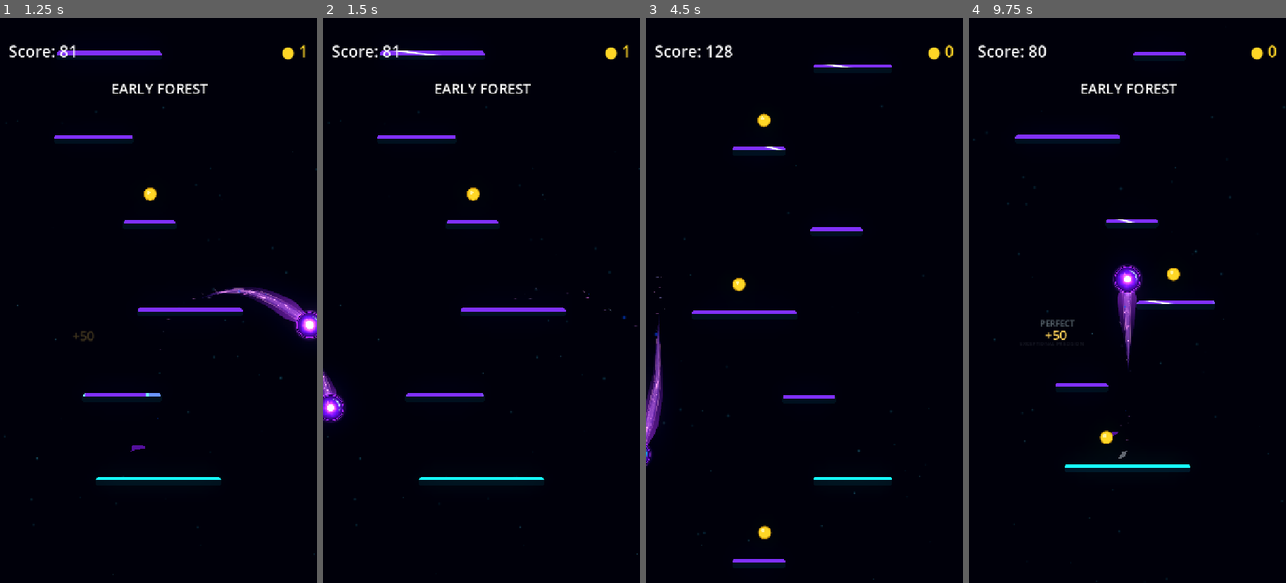
Above: before the commit, frames 1-4 (left to right).
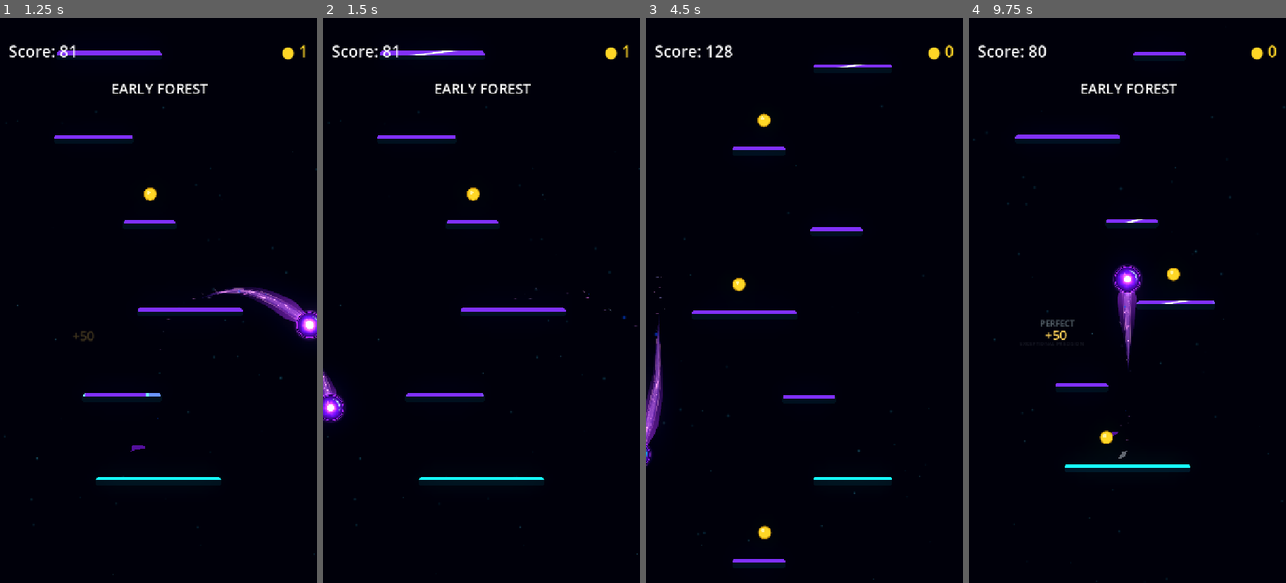
Above: after the commit, the same moments.

Repository: Kryodo/TowerJump
Game: Godot game, scene res://scenes/main.tscn
The game is run twice, just before and just after one commit, with the same random seed, the same clock (stepped at 60 frames per second) and the same inputs.
Inputs (mouse positions are in pixels of both pictures, inside the frame that each line leads up to):
- Up to frame 1 (1.25 s): move the mouse to (228, 272) at 0.52 s; hold Right (ui_right) from 0.53 s (still down); click (228, 272) at 0.67 s
- Up to frame 2 (1.5 s): release Right (ui_right) at 1.25 s; drag from (418, 328) to (471, 193) at 1.27 s
- Up to frame 3 (4.5 s): click "Nochmal spielen" at 2 s; move the mouse to (836, 176) at 2.77 s; hold Right (ui_right) 2.78-3.5 s; drag from (788, 413) to (737, 193) at 3.52 s; move the mouse to (899, 385) at 4.27 s; hold Left (ui_left) from 4.28 s (still down)
- Up to frame 4 (9.75 s): release Left (ui_left) at 5 s; click "Nochmal spielen" at 5 s; drag from (1032, 215) to (1079, 159) at 5.77 s; move the mouse to (1143, 300) at 6.52 s; hold Left (ui_left) 6.53-7.25 s; click (1143, 300) at 6.67 s; drag from (1079, 159) to (1064, 328) at 7.27 s; move the mouse to (1197, 272) at 8.02 s; hold Right (ui_right) 8.03-8.75 s; click "Nochmal spielen" at 8.75 s; drag from (1064, 328) to (1175, 221) at 9.52 s

Frame 1 is identical in both runs. In frame 2, 0.1% of the frame differs, in the area x 22-43%, y 5-7%; in frame 3, less than 0.1%; in frame 4, less than 0.1%.

Commit message:
Unify indicator shoulder spacing and correct sheen sweep

Diff:
--- a/scenes/platform_edge_feedback.gdshader
+++ b/scenes/platform_edge_feedback.gdshader
@@ -72,7 +72,7 @@
 		0.0,
 		1.0
 	);
-	float sheen_axis = x - sheen_position - (sheen_y - 0.5) * 0.26;
+	float sheen_axis = x - sheen_position + (sheen_y - 0.5) * 0.26;
 	float sheen_distance = abs(sheen_axis);
 	float sheen_field = 1.0 - smoothstep(0.012, 0.125, sheen_distance);
 	float sheen_core = 1.0 - smoothstep(0.018, 0.060, sheen_distance);
--- a/scripts/landing/landing_feedback_presenter.gd
+++ b/scripts/landing/landing_feedback_presenter.gd
@@ -18,6 +18,7 @@
 
 const REWARD_SIZE := Vector2(160.0, 66.0)
 const STATUS_SIZE := Vector2(184.0, 52.0)
+const STATUS_ORB_GAP := 15.0
 const CLUTCH_SIZE := Vector2(144.0, 30.0)
 
 const GOOD_COLOR := Color(0.40, 0.86, 1.0, 1.0)
@@ -456,14 +457,57 @@
 	return label
 
 
+func _get_indicator_text_width(label: Label) -> float:
+	if label == null or not is_instance_valid(label):
+		return 0.0
+	var font: Font = label.get_theme_font("font")
+	var font_size: int = label.get_theme_font_size("font_size")
+	if label == _combo_counter or label == _streak_counter:
+		font_size = int(label.get_meta("counter_target_font_size", font_size))
+	return font.get_string_size(
+		label.text,
+		HORIZONTAL_ALIGNMENT_LEFT,
+		-1.0,
+		font_size
+	).x
+
+
+func _get_status_content_width(side: int) -> float:
+	# STATUS_SIZE is the control's maximum footprint, but left-aligned captions
+	# and their live counters don't fill all of it. Measure the actual row so
+	# both sides anchor the visible content at the same distance from the orb.
+	var content_width: float = 0.0
+	var rows: Array[Array] = [
+		[_combo_label, _combo_counter],
+		[_streak_label, _streak_counter],
+	]
+	for row in rows:
+		var caption: Label = row[0] as Label
+		var counter: Label = row[1] as Label
+		var caption_width: float = minf(
+			_get_indicator_text_width(caption),
+			caption.size.x
+		)
+		var counter_width: float = _get_indicator_text_width(counter)
+		var row_width: float
+		if side > 0:
+			row_width = maxf(caption_width, caption.size.x + counter_width)
+		else:
+			var mirrored_counter_gap: float = maxf(0.0, caption.size.x - caption_width)
+			row_width = caption.size.x + mirrored_counter_gap + counter_width
+		content_width = maxf(content_width, row_width)
+	return content_width
+
+
 func _choose_status_anchor_side(ball_screen: Vector2, viewport_size: Vector2) -> int:
 	var radius: float = _get_ball_radius()
-	var gap: float = 8.0
-	var left_space: float = ball_screen.x - radius - gap - screen_safe_margin
-	var right_space: float = viewport_size.x - screen_safe_margin - (ball_screen.x + radius + gap)
-	if right_space >= STATUS_SIZE.x and left_space < STATUS_SIZE.x:
+	var left_space: float = ball_screen.x - radius - STATUS_ORB_GAP - screen_safe_margin
+	var right_space: float = viewport_size.x - screen_safe_margin - (ball_screen.x + radius + STATUS_ORB_GAP)
+	var left_width: float = _get_status_content_width(-1)
+	var right_width: float = _get_status_content_width(1)
+	if right_space >= right_width and left_space < left_width:
 		return 1
-	if left_space >= STATUS_SIZE.x and right_space < STATUS_SIZE.x:
+	if left_space >= left_width and right_space < right_width:
 		return -1
 	# When both sides fit, place the tag on the inboard shoulder.
 	return 1 if ball_screen.x < viewport_size.x * 0.5 else -1
@@ -471,11 +515,10 @@
 
 func _get_status_target(ball_screen: Vector2, viewport_size: Vector2) -> Vector2:
 	var radius: float = _get_ball_radius()
-	var gap: float = 8.0
 	var x: float = (
-		ball_screen.x + radius + gap
+		ball_screen.x + radius + STATUS_ORB_GAP
 		if _status_anchor_side > 0
-		else ball_screen.x - radius - gap - STATUS_SIZE.x
+		else ball_screen.x - radius - STATUS_ORB_GAP - _get_status_content_width(-1)
 	)
 	# The tag sits beside the upper shoulder, never directly above the core.
 	var y: float = ball_screen.y - radius * 0.62 - STATUS_SIZE.y * 0.50
@@ -487,13 +530,13 @@
 
 func _get_status_edge_visibility(ball_screen: Vector2, viewport_size: Vector2) -> float:
 	var radius: float = _get_ball_radius()
-	var gap: float = 8.0
 	var available: float
+	var content_width: float = _get_status_content_width(_status_anchor_side)
 	if _status_anchor_side > 0:
-		available = viewport_size.x - screen_safe_margin - (ball_screen.x + radius + gap)
+		available = viewport_size.x - screen_safe_margin - (ball_screen.x + radius + STATUS_ORB_GAP)
 	else:
-		available = ball_screen.x - radius - gap - screen_safe_margin
-	return clampf(available / STATUS_SIZE.x, 0.0, 1.0)
+		available = ball_screen.x - radius - STATUS_ORB_GAP - screen_safe_margin
+	return clampf(available / maxf(content_width, 1.0), 0.0, 1.0)
 
 
 func _update_status_follow(delta: float) -> void:
--- a/scripts/platform.gd
+++ b/scripts/platform.gd
@@ -40,8 +40,8 @@
 const IDLE_SHEEN_MAX_SPAWN_GAP := 5
 const IDLE_SHEEN_DELAY_MIN := 0.35
 const IDLE_SHEEN_DELAY_MAX := 1.20
-const IDLE_SHEEN_DURATION_MIN := 0.48
-const IDLE_SHEEN_DURATION_MAX := 0.72
+const IDLE_SHEEN_DURATION_MIN := 0.36
+const IDLE_SHEEN_DURATION_MAX := 0.50
 
 static var _sheen_spawn_sequence: int = 0
 static var _last_sheen_spawn_sequence: int = -1000
